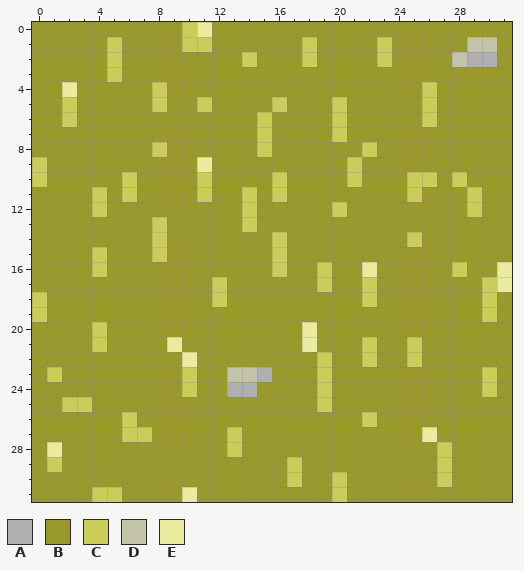
File history of a pixel-art sprite, Assets/Sprites/grass_light.png. The picture above is the old version.
The file is 32x32 pixels.
Palette (. is transparent): A #afafaf  B #99992d  C #cccc5a  D #c3c3aa  E #ebeb9f
Now the later version:
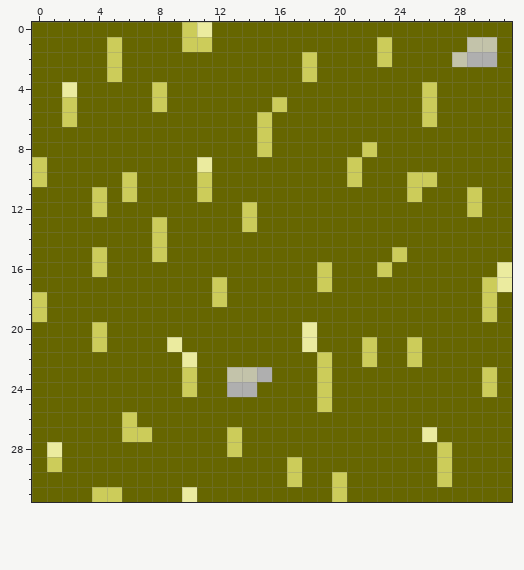
From old to new:
Colour B changes from #99992d to #666600.
Colour C becomes colour B in row 1 at x 18; in row 2 at x 14; in row 5 at x 11 and 20; in rows 6 to 7 at x 20; in row 8 at x 8; in row 10 at x 16 and 28.
Colour C becomes colour B in row 11 at x 14 and 16; in row 12 at x 20; in row 14 at x 16 and 25; in row 15 at x 16; in row 16 at x 16 and 28; in rows 17 to 18 at x 22.
Colour C becomes colour B in row 23 at x 1; in row 25 at x 2 to 3; in row 26 at x 22.
Colour E becomes colour B in row 16 at x 22.
Colour B becomes colour C in row 3 at x 18; in row 15 at x 24; in row 16 at x 23.
Where, in picture pixels (left, top, right, bottom), the same in both pictures:
changed: (32, 22, 512, 502)
